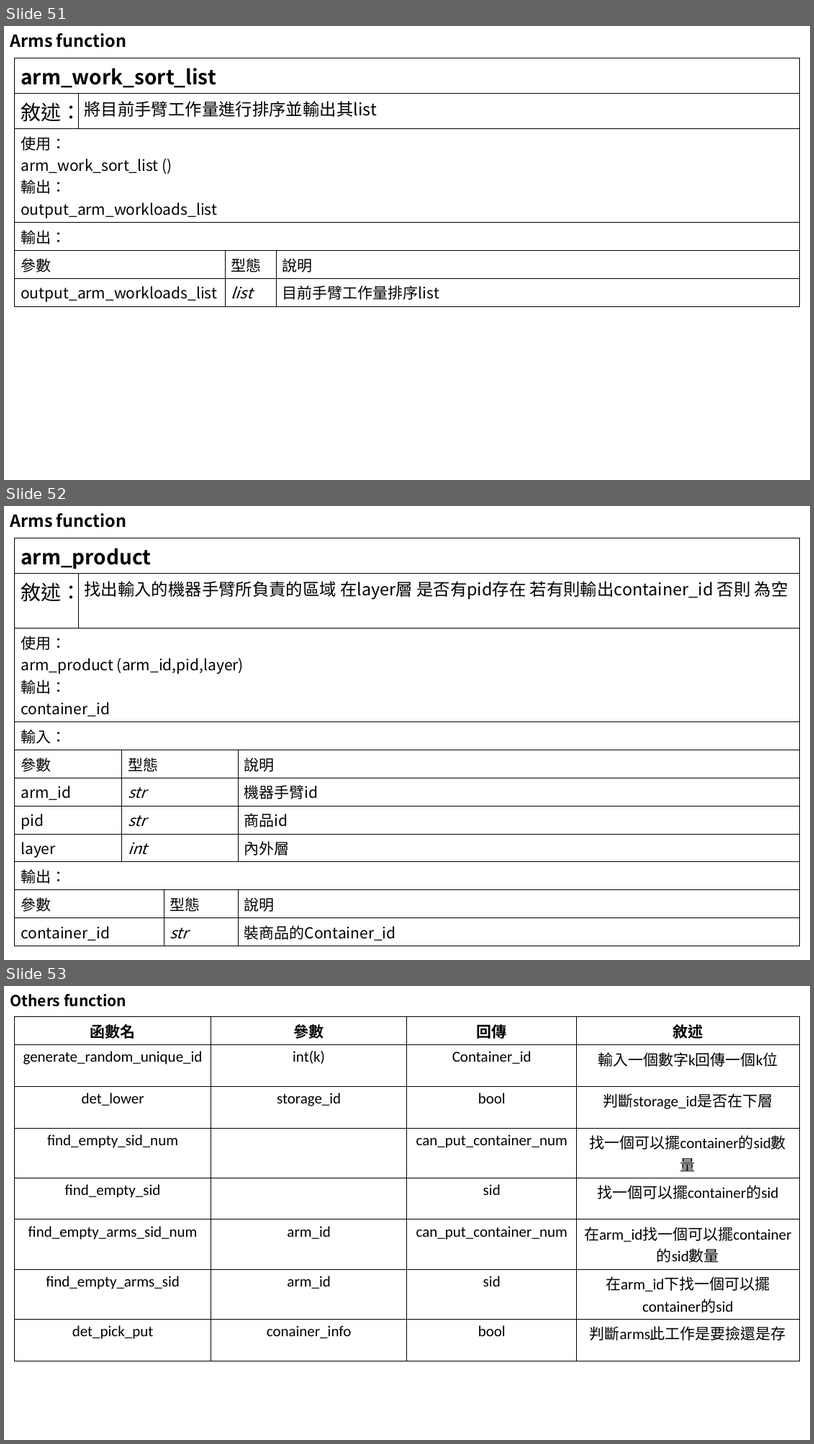
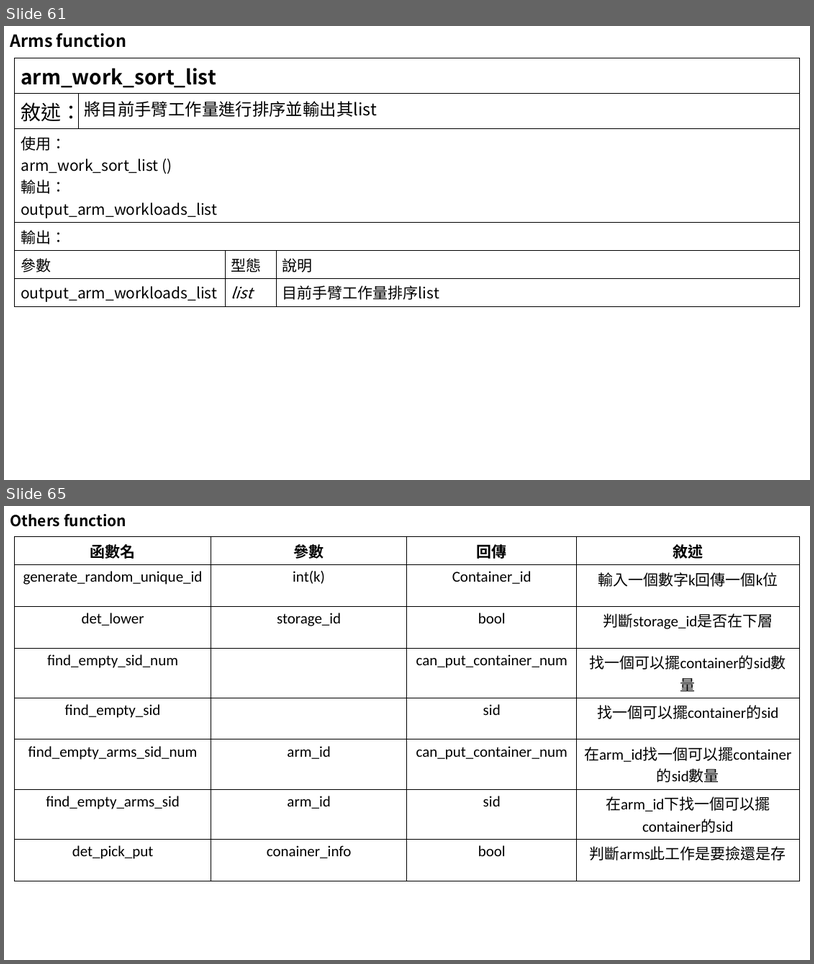
Before and after one commit to ethan1226/asrs_ofai, a slide deck: flowchart.pptx. Shown one above the other, each under a label of ours: slides 51, 52 and 53 before the commit, slides 61 and 65 after it; the slides between them are not shown. The pictures are 814x1444 and 814x964 pixels, drawn with LibreOffice and Linux fonts; fonts in the diff are those of the drawing. Boxes give left, top, right and bottom in pixels: in the first picture for what was removed or moved away, otherwise in the second. Text is boxed around its words. In the diff, an @@ line names an element or a change of style, - is before the commit and + after.

Commit message:
更新function說明

```diff
--- a/flowchart.pptx
+++ b/flowchart.pptx
@@ slide 52 removed at [4, 506, 810, 960], background #FFFFFF @@
@@ title removed at [10, 513, 126, 528] @@
-Arms function
@@ table removed at [15, 538, 800, 943], 11 rows, 5 columns @@
-arm_product |  |  |  | 
-敘述： | 找出輸入的機器手臂所負責的區域 在layer層 是否有pid存在 若有則輸出container_id 否則 為空 |  |  | 
-使用： / arm_product (arm_id,pid,layer) / 輸出： / container_id |  |  |  | 
-輸入： |  |  |  | 
-參數 |  | 型態 |  | 說明
-arm_id |  | str |  | 機器手臂id
-pid |  | str |  | 商品id
-layer |  | int |  | 內外層
-輸出： |  |  |  | 
-參數 |  |  | 型態 | 說明
-container_id |  |  | str | 裝商品的Container_id
@@ what was slide 51 is now slide 61 @@
@@ what was slide 53 is now slide 65 @@
```
Also in this commit, not shown: 11 slides changed, 16 slides added, 3 other slides removed.
